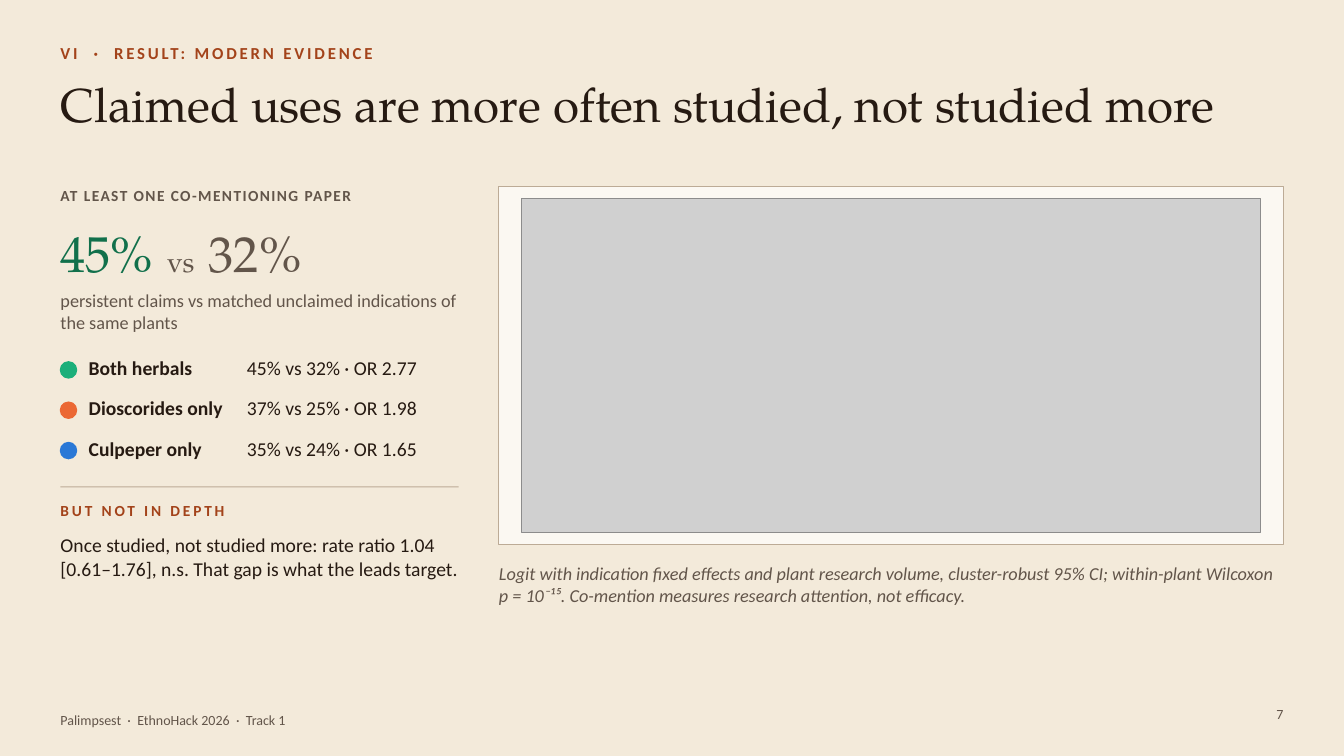
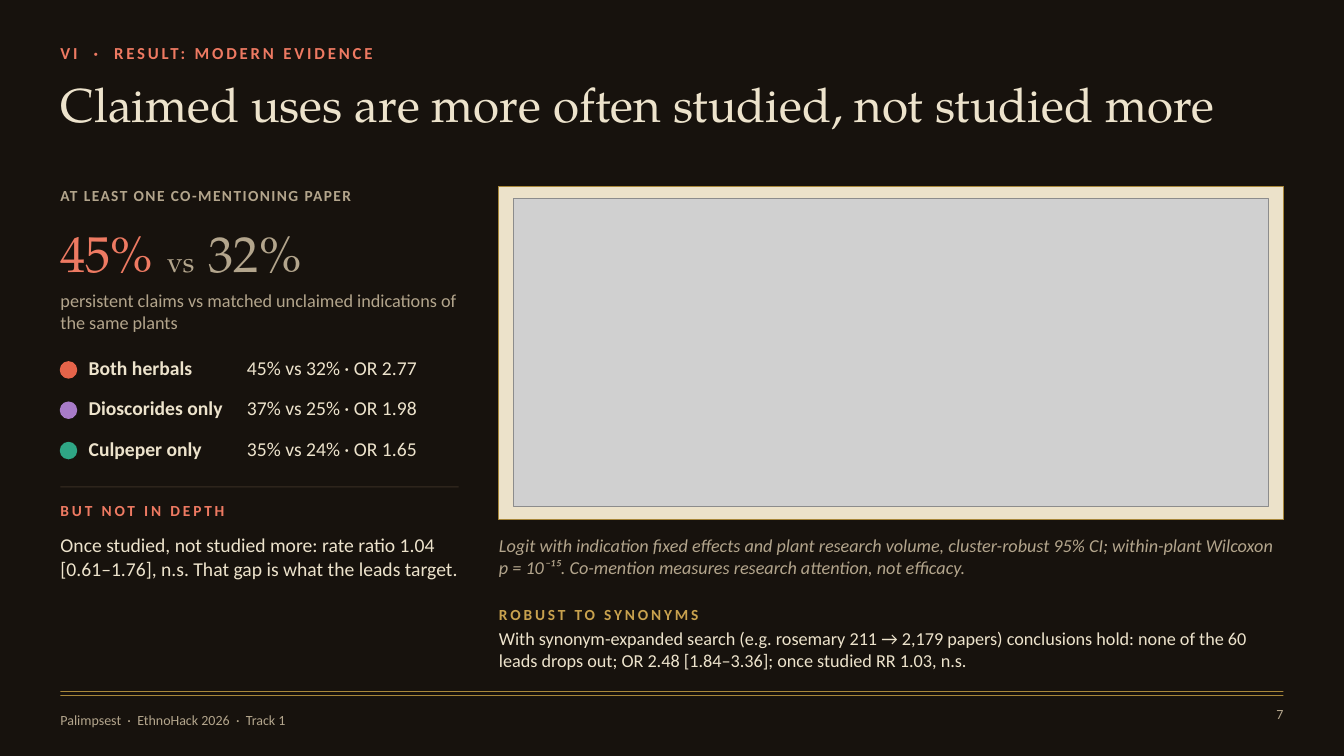
Before and after one commit to KaraAliOsman/palimpsest, a slide deck: slide 7 of docs/pitch/Palimpsest_EthnoHack2026.pptx. Drawn at 1344x756 pixels with LibreOffice and Linux fonts; fonts in the diff are those of the drawing; grey boxes stand for pictures. Boxes give left, top, right and bottom in pixels: in the first picture for what was removed or moved away, otherwise in the second. Text is boxed around its words. In the diff, an @@ line names an element or a change of style, - is before the commit and + after.

```diff
--- a/docs/pitch/Palimpsest_EthnoHack2026.pptx
+++ b/docs/pitch/Palimpsest_EthnoHack2026.pptx
@@ background #F3EADA to #17120D @@
@@ text "VI · RESULT: MODERN EVIDENCE" at (60,42,1284,73): text colour #A3431A to #EE7A62 @@
@@ rectangle: place and size @@
-rectangle at (499,187,1284,544)
+rectangle at (499,187,1284,519)
@@ rectangle at (499,187,1284,519): fill #FBF8F2 to #ECE2CA; outline #BCAB96 0.75 pt to #A8873A 0.75 pt @@
@@ picture: place and size @@
-picture at (521,199,1260,532)
+picture at (514,199,1269,507)
@@ text "45% vs 32%" at (60,236,302,273): text colour #11704B to #EE7A62 in "45%"; text colour #62554A to #B3A58C in "vs 32%" @@
@@ ellipse at (60,362,77,378): fill #1BAF7A to #E5644A; outline #1BAF7A 1 pt to #E5644A 1 pt @@
@@ ellipse at (60,402,77,418): fill #EB6834 to #A87BC8; outline #EB6834 1 pt to #A87BC8 1 pt @@
@@ ellipse at (60,443,77,459): fill #2A78D6 to #2FA685; outline #2A78D6 1 pt to #2FA685 1 pt @@
@@ text "BUT NOT IN DEPTH" at (60,506,224,516): text colour #A3431A to #EE7A62 @@
@@ line (60, 487) - (459, 487): stroke #BCAB96 0.75 pt to #3A2F24 0.75 pt @@
@@ text colour #261A12 to #EDE3CC in 8 elements at (60,87,1214,130), (89,361,192,375), (247,361,417,375), (89,401,222,418), (247,401,417,415), (89,442,202,459), (247,442,417,456), (60,538,458,580) @@
@@ text "Logit with indication fixed effects ...": place and size @@
-text "Logit with indication fixed effects ..." at (499,567,1273,605)
+text "Logit with indication fixed effects ..." at (499,539,1273,577)
@@ text added at (499,610,1246,670), 13 pt, text #EDE3CC @@
+ROBUST TO SYNONYMS
+With synonym-expanded search (e.g. rosemary 211 → 2,179 papers) conclusions hold: none of the 60 leads drops out; OR 2.48 [1.84–3.36]; once studied RR 1.03, n.s.
@@ text colour #62554A to #B3A58C in 5 elements at (60,191,351,201), (60,294,456,332), (1276,710,1283,719), (499,539,1273,577), (60,715,285,727) @@
@@ line added from (60, 692) to (1284, 692), #A8873A 0.5 pt @@
@@ line added from (60, 696) to (1284, 696), #A8873A 0.5 pt @@
```
Also in this commit, not shown: 9 other slides changed, 1 other file.
